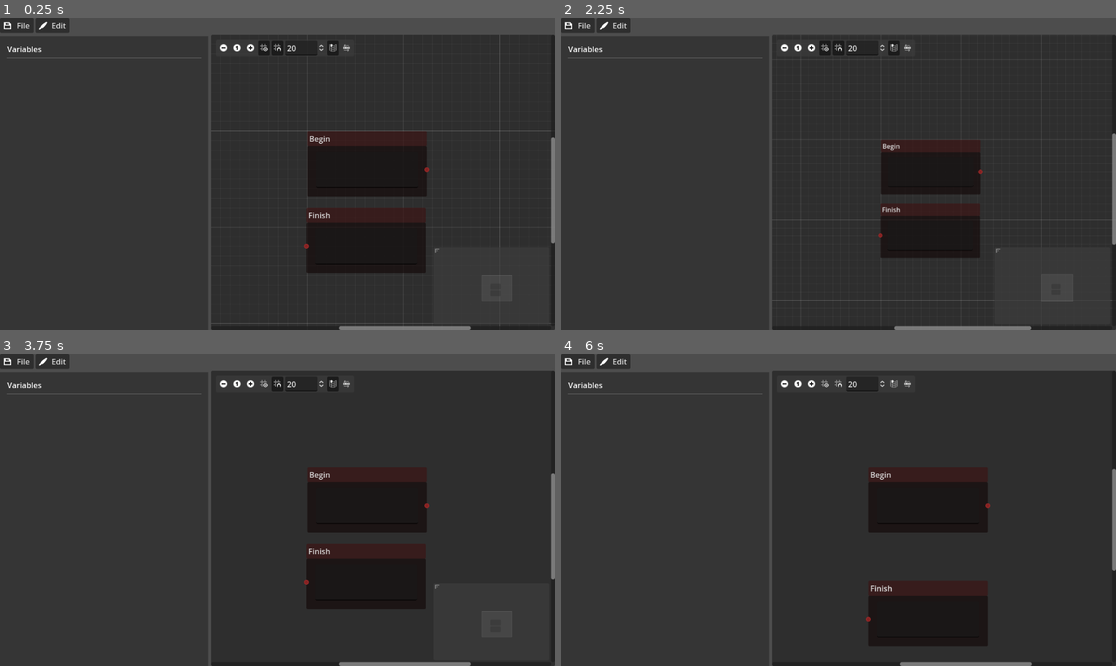
Above: before the commit, frames 1-4 (two rows, left to right).
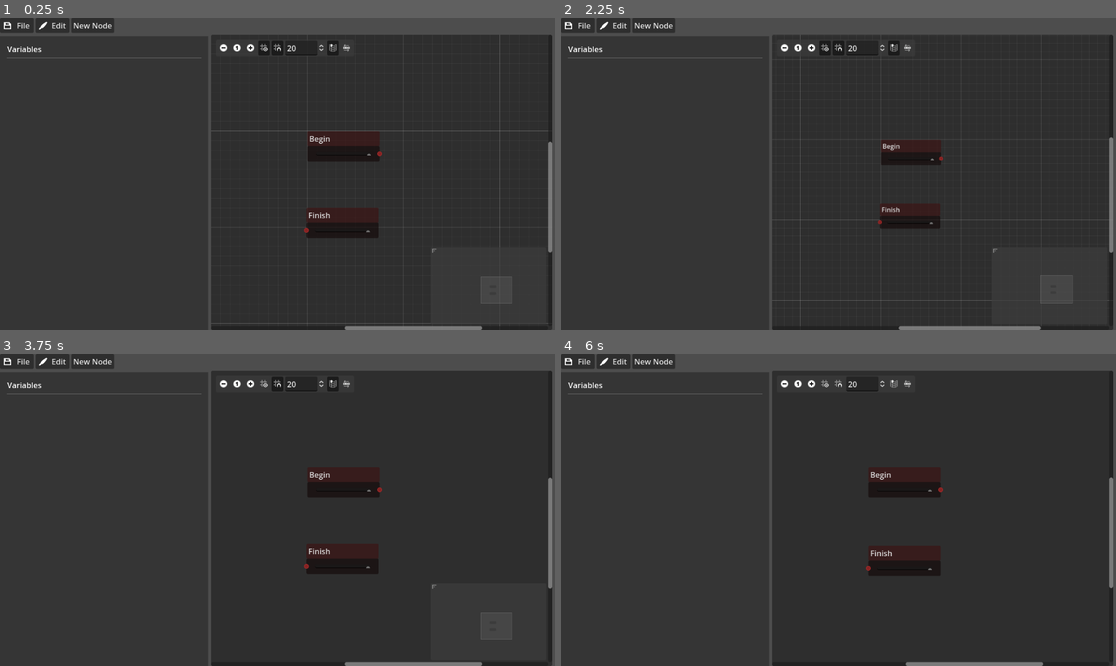
Above: after the commit, the same moments.

Repository: StudioSyndiCatCaius/SyndiCat_Tools
Game: Godot game, scene res://main.tscn
Same seed, same stepped clock (60 frames per second), same inputs: the game is played once before the commit and once after it.
Inputs (mouse positions are in pixels of both pictures, inside the frame that each line leads up to):
- Up to frame 1 (0.25 s): no input
- Up to frame 2 (2.25 s): click (655, 24) at 0.5 s, where only the run after the commit has a clickable "New Node"; click (655, 24) at 1.25 s, where only the run after the commit has a clickable "New Node"; click (783, 49) at 2 s
- Up to frame 3 (3.75 s): click (249, 385) at 2.75 s; click (266, 385) at 3.5 s
- Up to frame 4 (6 s): click (838, 385) at 4.25 s; click (894, 385) at 5 s; click (905, 385) at 5.75 s

The runs differ from the first frame. In frame 1, 3.9% of the frame differs, in the area x 12-100%, y 0-100%; in frame 2, 3.1%; in frame 3, 3.4%; in frame 4, 4.2%.

Commit message:
Added additional variable types

Diff:
--- a/TOOL_FlowEditor/STK_FlowStory/FlowGraph/FlowNodeBase.gd
+++ b/TOOL_FlowEditor/STK_FlowStory/FlowGraph/FlowNodeBase.gd
@@ -27,7 +27,12 @@
 
 # Called every frame. 'delta' is the elapsed time since the previous frame.
 func _process(delta):
-	pass
+	var newsize: Vector2=Vector2(200,100)
+	if _get_template_data().has("size_x"):
+		newsize.x = _get_template_data()["size_x"]
+	if _get_template_data().has("size_x"):
+		newsize.y = _get_template_data()["size_y"]
+	size=newsize
 
 func _get_template_data() -> Dictionary:
 	return STK_Utilities.json_to_dictionary(NodeTemplate)
--- a/TOOL_FlowEditor/STK_FlowStory/FlowGraph/FlowNodeBase.tscn
+++ b/TOOL_FlowEditor/STK_FlowStory/FlowGraph/FlowNodeBase.tscn
@@ -21,46 +21,9 @@
 slot/0/right_color = Color(1, 1, 1, 1)
 slot/0/right_icon = null
 slot/0/draw_stylebox = true
-slot/1/left_enabled = false
-slot/1/left_type = 0
-slot/1/left_color = Color(1, 1, 1, 1)
-slot/1/left_icon = null
-slot/1/right_enabled = false
-slot/1/right_type = 0
-slot/1/right_color = Color(1, 1, 1, 1)
-slot/1/right_icon = null
-slot/1/draw_stylebox = true
-slot/2/left_enabled = false
-slot/2/left_type = 0
-slot/2/left_color = Color(1, 1, 1, 1)
-slot/2/left_icon = null
-slot/2/right_enabled = false
-slot/2/right_type = 0
-slot/2/right_color = Color(1, 1, 1, 1)
-slot/2/right_icon = null
-slot/2/draw_stylebox = true
-slot/3/left_enabled = false
-slot/3/left_type = 0
-slot/3/left_color = Color(1, 1, 1, 1)
-slot/3/left_icon = null
-slot/3/right_enabled = false
-slot/3/right_type = 0
-slot/3/right_color = Color(1, 1, 1, 1)
-slot/3/right_icon = null
-slot/3/draw_stylebox = true
 script = ExtResource("1_0q2c2")
 
 [node name="TextEdit" type="TextEdit" parent="."]
-custom_minimum_size = Vector2(0, 75)
-layout_mode = 2
-
-[node name="Container" type="Container" parent="."]
-layout_mode = 2
-
-[node name="Container2" type="Container" parent="."]
-layout_mode = 2
-
-[node name="Container3" type="Container" parent="."]
 layout_mode = 2
 
 [connection signal="position_offset_changed" from="." to="." method="_on_position_offset_changed"]
--- a/TOOL_FlowEditor/STK_FlowStory/FlowGraph/VariableWidget.gd
+++ b/TOOL_FlowEditor/STK_FlowStory/FlowGraph/VariableWidget.gd
@@ -4,20 +4,77 @@
 var linked_node: Story_FlowNode
 var property_index: int
 
-@onready var value_text=$HBoxContainer/MarginContainer/value_text
+@onready var value_text: TextEdit= $HBoxContainer/MarginContainer/value_text
+@onready var value_line: TextEdit = $HBoxContainer/MarginContainer/value_line
+@onready var value_code: CodeEdit = $HBoxContainer/MarginContainer/value_code
+@onready var value_int: SpinBox = $HBoxContainer/MarginContainer/value_int
+@onready var value_float: SpinBox = $HBoxContainer/MarginContainer/value_float
+@onready var value_bool: CheckBox = $HBoxContainer/MarginContainer/value_bool
+
+func _ready():
+	value_text = $HBoxContainer/MarginContainer/value_text
+	value_line = $HBoxContainer/MarginContainer/value_line
+	value_code = $HBoxContainer/MarginContainer/value_code
 
 func _rebuild_widget():
 	$HBoxContainer/Label.text=_get_property_name()
-	$HBoxContainer/MarginContainer/value_text.text=str(linked_node.NodeProperties.get(_get_property_name(),""))
+	var incoming_value=linked_node.NodeProperties.get(_get_property_name(),"")
+
+	#set typr
+	var local_type: String = (_get_property_data().get("type","line"))
+
+	for i in $HBoxContainer/MarginContainer.get_children():
+		i.visible=false
+
+	if local_type == "text":
+		$HBoxContainer/MarginContainer/value_text.visible=true
+		$HBoxContainer/MarginContainer/value_text.text=str(incoming_value)
+	if local_type == "line":
+		$HBoxContainer/MarginContainer/value_line.visible=true
+		$HBoxContainer/MarginContainer/value_line.text=str(incoming_value)
+	if local_type == "code":
+		$HBoxContainer/MarginContainer/value_code.visible=true
+		$HBoxContainer/MarginContainer/value_code.text=str(incoming_value)
+	if local_type == "int":
+		$HBoxContainer/MarginContainer/value_int.visible=true
+		if incoming_value is int:
+			$HBoxContainer/MarginContainer/value_int.value=incoming_value
+	if local_type == "bool":
+		$HBoxContainer/MarginContainer/value_bool.visible=true
+		if incoming_value is bool:
+			$HBoxContainer/MarginContainer/value_bool.button_pressed=incoming_value
+	if local_type == "float":
+		$HBoxContainer/MarginContainer/value_float.visible=true
+		if incoming_value is float:
+			$HBoxContainer/MarginContainer/value_float.value=incoming_value
 
 func _get_property_name() -> String:
-	return STK_Utilities.json_to_dictionary(linked_node.NodeTemplate).get("properties","")[property_index]["name"]
+	return _get_property_data()["name"]
+
+func _get_property_data():
+	return STK_Utilities.json_to_dictionary(linked_node.NodeTemplate).get("properties","")[property_index]
 
 # Called every frame. 'delta' is the elapsed time since the previous frame.
 func _process(delta):
 	pass
 
-
+## UPDATE PROPERTY
 func _on_text_edit_text_changed():
 	if(linked_node):
 		linked_node.NodeProperties[_get_property_name()]=value_text.text
+
+func _on_value_line_text_changed():
+	if(linked_node):
+		linked_node.NodeProperties[_get_property_name()]=value_line.text
+
+func _on_value_code_text_changed():
+	if(linked_node):
+		linked_node.NodeProperties[_get_property_name()]=value_code.text
+
+func _on_value_int_value_changed(value):
+	if(linked_node):
+		linked_node.NodeProperties[_get_property_name()]=value
+
+func _on_value_bool_toggled(toggled_on):
+	if(linked_node):
+		linked_node.NodeProperties[_get_property_name()]=toggled_on
--- a/TOOL_FlowEditor/STK_FlowStory/FlowGraph/VariableWidget.tscn
+++ b/TOOL_FlowEditor/STK_FlowStory/FlowGraph/VariableWidget.tscn
@@ -1,6 +1,12 @@
-[gd_scene load_steps=2 format=3 uid="uid://crjqds4r83mna"]
+[gd_scene load_steps=3 format=3 uid="uid://crjqds4r83mna"]
 
 [ext_resource type="Script" path="res://FlowGraph/VariableWidget.gd" id="1_trasw"]
+
+[sub_resource type="CodeHighlighter" id="CodeHighlighter_ew67d"]
+number_color = Color(0, 0.905882, 0.705882, 1)
+symbol_color = Color(1, 1, 1, 1)
+function_color = Color(0.211765, 0.564706, 1, 1)
+member_variable_color = Color(0.831373, 0.192157, 0.290196, 1)
 
 [node name="VariableWidget" type="Control"]
 custom_minimum_size = Vector2(0, 35)
@@ -29,7 +35,45 @@
 size_flags_horizontal = 3
 
 [node name="value_text" type="TextEdit" parent="HBoxContainer/MarginContainer"]
+visible = false
 custom_minimum_size = Vector2(0, 100)
 layout_mode = 2
 
+[node name="value_line" type="TextEdit" parent="HBoxContainer/MarginContainer"]
+visible = false
+custom_minimum_size = Vector2(0, 30)
+layout_mode = 2
+
+[node name="value_code" type="CodeEdit" parent="HBoxContainer/MarginContainer"]
+visible = false
+custom_minimum_size = Vector2(0, 150)
+layout_mode = 2
+theme_override_colors/font_outline_color = Color(0.909804, 0, 0, 1)
+text = "print(\"thing here\")"
+syntax_highlighter = SubResource("CodeHighlighter_ew67d")
+gutters_draw_line_numbers = true
+
+[node name="value_int" type="SpinBox" parent="HBoxContainer/MarginContainer"]
+visible = false
+layout_mode = 2
+min_value = -999999.0
+max_value = 999999.0
+
+[node name="value_float" type="SpinBox" parent="HBoxContainer/MarginContainer"]
+visible = false
+layout_mode = 2
+min_value = -999999.0
+max_value = 999999.0
+step = 0.01
+value = 0.000931322
+
+[node name="value_bool" type="CheckBox" parent="HBoxContainer/MarginContainer"]
+layout_mode = 2
+size_flags_horizontal = 8
+
 [connection signal="text_changed" from="HBoxContainer/MarginContainer/value_text" to="." method="_on_text_edit_text_changed"]
+[connection signal="text_changed" from="HBoxContainer/MarginContainer/value_line" to="." method="_on_value_line_text_changed"]
+[connection signal="text_changed" from="HBoxContainer/MarginContainer/value_code" to="." method="_on_value_code_text_changed"]
+[connection signal="value_changed" from="HBoxContainer/MarginContainer/value_int" to="." method="_on_value_int_value_changed"]
+[connection signal="value_changed" from="HBoxContainer/MarginContainer/value_float" to="." method="_on_value_int_value_changed"]
+[connection signal="toggled" from="HBoxContainer/MarginContainer/value_bool" to="." method="_on_value_bool_toggled"]
--- a/TOOL_FlowEditor/STK_FlowStory/Nodes/node_BEGIN.json
+++ b/TOOL_FlowEditor/STK_FlowStory/Nodes/node_BEGIN.json
@@ -3,4 +3,6 @@
 	"utility":true,
 	"input":[],
 	"output":["out"],
+	"size_x":150,
+	"size_y":50,
 }
--- a/TOOL_FlowEditor/STK_FlowStory/Nodes/node_FINISH.json
+++ b/TOOL_FlowEditor/STK_FlowStory/Nodes/node_FINISH.json
@@ -3,5 +3,7 @@
 	"utility":true,
 	"input":["in"],
 	"output":[],
-	"properties":[{"name":"Flag"}]
+	"properties":[{"name":"Flag"}],
+	"size_x":150,
+	"size_y":20,
 }
--- a/TOOL_FlowEditor/STK_FlowStory/Nodes/node_delay.json
+++ b/TOOL_FlowEditor/STK_FlowStory/Nodes/node_delay.json
@@ -2,5 +2,5 @@
 	"title":"Timer",
 	"input":["in"],
 	"output":["begin","finish"],
-	"properties":[{"name":"Duration","default":1.0}]
+	"properties":[{"name":"Duration","type":"float"}]
 }
--- a/TOOL_FlowEditor/STK_FlowStory/Nodes/node_message.json
+++ b/TOOL_FlowEditor/STK_FlowStory/Nodes/node_message.json
@@ -4,6 +4,6 @@
 	"output":["begin","finish"],
 	"properties":[
 		{"name":"Speaker","default":"My Nmae"},
-		{"name":"Text","default":"hello world"}
+		{"name":"Text","default":"hello world","type":"text"}
 		]
 }
--- a/TOOL_FlowEditor/STK_FlowStory/Nodes/node_script.json
+++ b/TOOL_FlowEditor/STK_FlowStory/Nodes/node_script.json
@@ -2,5 +2,5 @@
 	"title":"Script",
 	"input":["in"],
 	"output":["out"],
-	"properties":[{"name":"script"}]
+	"properties":[{"name":"script","type":"code"}]
 }
--- a/TOOL_FlowEditor/STK_FlowStory/main.gd
+++ b/TOOL_FlowEditor/STK_FlowStory/main.gd
@@ -3,17 +3,26 @@
 @onready var Graph: GraphEdit = $FlowGraph
 @onready var NodeTemp = load("res://FlowGraph/FlowNodeBase.tscn")
 
+var default_graph={
+	"connections":[],
+	"nodes":[
+		{"id":"173026","position_x":100,"position_y":100,"properties":{},"template":"res://Nodes/node_BEGIN.json"},
+		{"id":"3344001","position_x":100,"position_y":400,"properties":{},"template":"res://Nodes/node_FINISH.json"}
+		],
+	}
+
 
 var NodeData={}
-
 var NodeTypes=[]
 
 func _ready():
 	NodeTypes = STK_Utilities.get_json_list_from_path("res://Nodes/")
 	menu_graph.clear()
+
+	# add nodes to list
 	for i in NodeTypes:
 		menu_graph.add_item(STK_Utilities.json_to_dictionary(i)["title"])
-	print(NodeTypes)
+
 
 
 # Called every frame. 'delta' is the elapsed time since the previous frame.
@@ -43,10 +52,9 @@
 
 func _on_flow_graph_delete_nodes_request(nodes):
 	for node in selected_nodes:
-		if selected_nodes[node]:
-			remove_connections_to_node(node)
-			node.queue_free()
-	selected_nodes = {}
+		remove_connections_to_node(node)
+		node.queue_free()
+	selected_nodes = []
 
 func _on_flow_graph_disconnection_request(from_node, from_port, to_node, to_port):
 	Graph.disconnect_node(from_node, from_port, to_node, to_port)
@@ -84,22 +92,9 @@
 # ==================================================================
 # Popup menu: New Node
 # ==================================================================
-@onready var menu_graph: PopupMenu=$menu_graph
+@onready var menu_graph: PopupMenu=%menu_graph
 
 func _input(event):
-	if event is InputEventKey:
-		if event.keycode == KEY_1 and event.pressed:
-			_create_new_node(0)
-		if event.keycode == KEY_2 and event.pressed:
-			_create_new_node(1)
-		if event.keycode == KEY_3 and event.pressed:
-			_create_new_node(2)
-		if event.keycode == KEY_4 and event.pressed:
-			_create_new_node(3)
-		if event.keycode == KEY_5 and event.pressed:
-			_create_new_node(4)
-		if event.keycode == KEY_6 and event.pressed:
-			_create_new_node(5)
 	if event is InputEventMouseButton:
 		# Open "New Node" menu
 		if event.button_index == MOUSE_BUTTON_RIGHT and event.pressed:
@@ -188,10 +183,13 @@
 func _load_flow(path: String):
 	print(path)
 	var loaded_data: Dictionary = STK_Utilities.json_to_dictionary(path)
+	_create_flow(loaded_data)
+
+func _create_flow(loaded_data: Dictionary):
+	$FlowGraph.clear_connections()
 	var nodes_to_remove = $FlowGraph.get_children()
-
 	for i in nodes_to_remove:
-		i.queue_free()
+		i.visible=false
 
 	# load nodes
 	var node_list=loaded_data["nodes"]
@@ -210,6 +208,8 @@
 # TOP MENU: File
 # ==================================================================
 func _on_menu_popup_file_index_pressed(index):
+	if index == 0:
+		_create_flow(default_graph)
 	if index == 1:
 		$Canvas_File/FileDialog_Load.visible=true
 	if index == 2:
--- a/TOOL_FlowEditor/STK_FlowStory/main.tscn
+++ b/TOOL_FlowEditor/STK_FlowStory/main.tscn
@@ -22,6 +22,7 @@
 anchor_bottom = 1.0
 offset_left = 438.0
 offset_top = 35.0
+offset_right = -6.0
 grow_horizontal = 2
 grow_vertical = 2
 focus_mode = 1
@@ -88,6 +89,25 @@
 [node name="MenuPopup_File" type="PopupMenu" parent="HBoxContainer/MenuButton_File2"]
 position = Vector2i(10, 10)
 
+[node name="MenuButton_Nodes" type="Button" parent="HBoxContainer"]
+custom_minimum_size = Vector2(70, 0)
+layout_mode = 2
+size_flags_horizontal = 0
+text = "New Node"
+icon = ExtResource("4_hflwg")
+expand_icon = true
+script = ExtResource("3_1m2aq")
+popup_menu_path = NodePath("menu_graph")
+
+[node name="menu_graph" type="PopupMenu" parent="HBoxContainer/MenuButton_Nodes"]
+unique_name_in_owner = true
+position = Vector2i(210, 25)
+size = Vector2i(109, 100)
+mouse_passthrough = true
+item_count = 1
+item_0/text = "New Node"
+item_0/id = 0
+
 [node name="Canvas_File" type="CanvasLayer" parent="."]
 
 [node name="FileDialog_Save" type="FileDialog" parent="Canvas_File"]
@@ -105,13 +125,6 @@
 root_subfolder = "res://Flows"
 filters = PackedStringArray("*.json")
 use_native_dialog = true
-
-[node name="menu_graph" type="PopupMenu" parent="."]
-size = Vector2i(109, 100)
-mouse_passthrough = true
-item_count = 1
-item_0/text = "New Node"
-item_0/id = 0
 
 [node name="VarBox" type="ColorRect" parent="."]
 layout_mode = 1
@@ -165,7 +178,8 @@
 [connection signal="pressed" from="HBoxContainer/MenuButton_File" to="HBoxContainer/MenuButton_File" method="_on_pressed"]
 [connection signal="index_pressed" from="HBoxContainer/MenuButton_File/MenuPopup_File" to="." method="_on_menu_popup_file_index_pressed"]
 [connection signal="pressed" from="HBoxContainer/MenuButton_File2" to="HBoxContainer/MenuButton_File2" method="_on_pressed"]
+[connection signal="pressed" from="HBoxContainer/MenuButton_Nodes" to="HBoxContainer/MenuButton_Nodes" method="_on_pressed"]
+[connection signal="index_pressed" from="HBoxContainer/MenuButton_Nodes/menu_graph" to="." method="_on_menu_graph_index_pressed"]
+[connection signal="popup_hide" from="HBoxContainer/MenuButton_Nodes/menu_graph" to="." method="_on_menu_graph_popup_hide"]
 [connection signal="confirmed" from="Canvas_File/FileDialog_Save" to="." method="_on_file_dialog_save_confirmed"]
 [connection signal="confirmed" from="Canvas_File/FileDialog_Load" to="." method="_on_file_dialog_load_confirmed"]
-[connection signal="index_pressed" from="menu_graph" to="." method="_on_menu_graph_index_pressed"]
-[connection signal="popup_hide" from="menu_graph" to="." method="_on_menu_graph_popup_hide"]
Not shown, added: TOOL_FlowEditor/STK_FlowStory/export_presets.cfg
Not shown, added: TOOL_FlowEditor/Builds/STK_dev_21-11-23.console.exe
Not shown, added: TOOL_FlowEditor/Builds/STK_dev_21-11-23.exe
